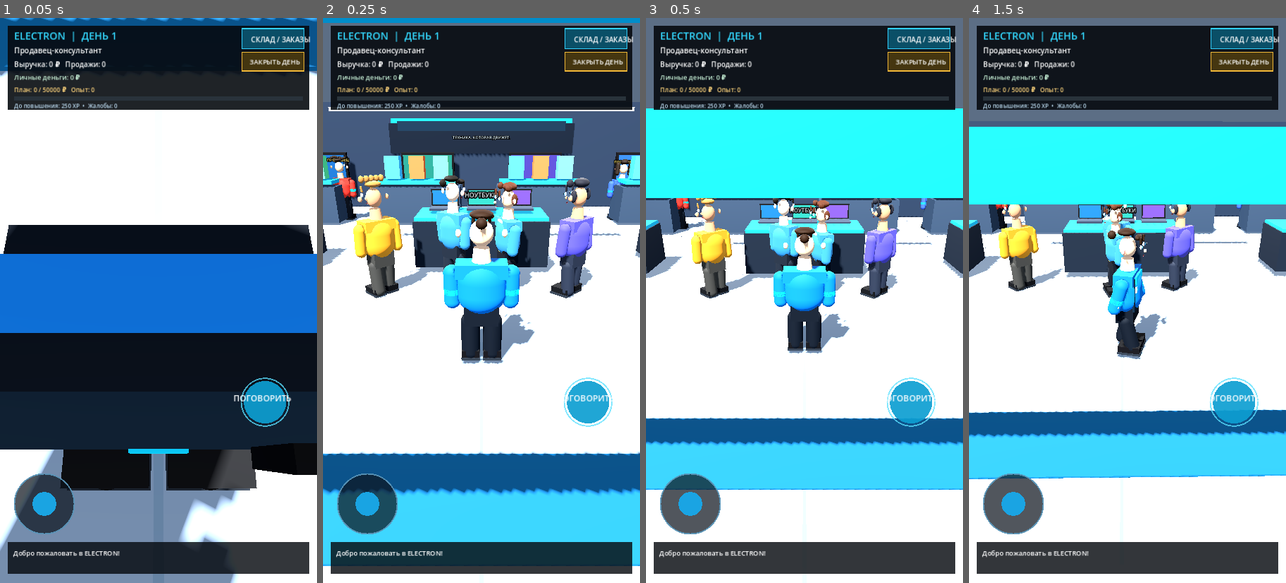
Above: before the commit, frames 1-4 (left to right).
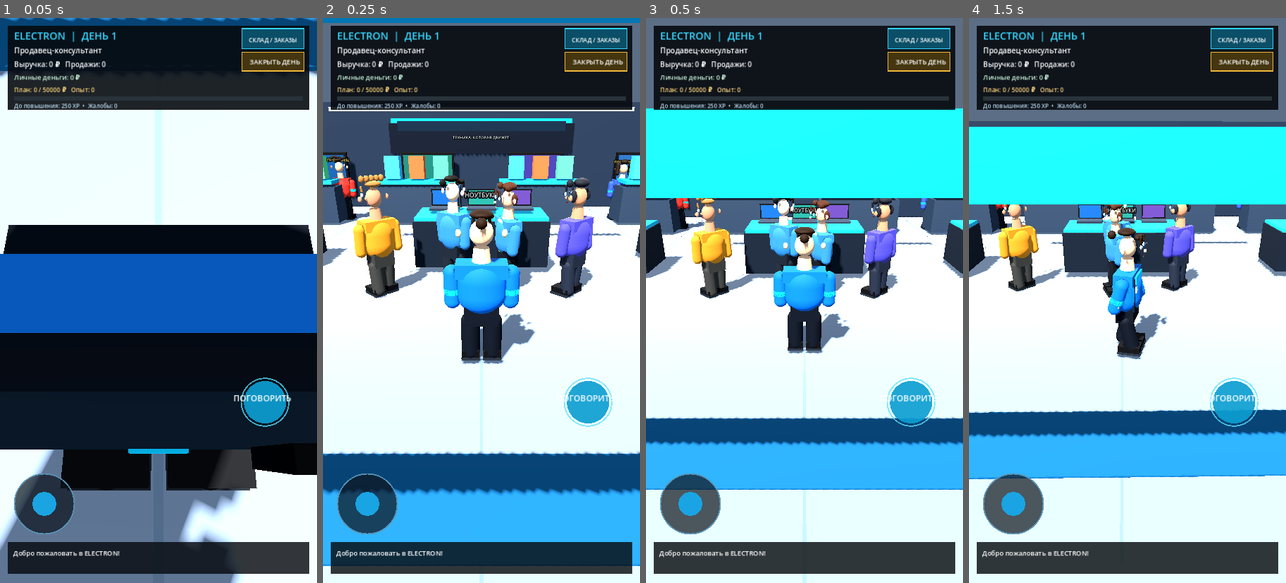
Above: after the commit, the same moments.

Repository: shilinillyaalexandrovich-wq/ELECTRON-3D
Game: Godot game, scene res://scenes/main.tscn
Two runs of this game, one before a commit and one after it. Both use one fixed random seed, a clock stepped at 60 frames per second and the inputs below.
Inputs (mouse positions are in pixels of both pictures, inside the frame that each line leads up to):
- Up to frame 1 (0.05 s): no input
- Up to frame 2 (0.25 s): no input
- Up to frame 3 (0.5 s): no input
- Up to frame 4 (1.5 s): move the mouse to (1197, 272) at 0.52 s; click (1197, 272) at 0.67 s; drag from (1064, 328) to (1111, 413) at 1.27 s

The runs differ from the first frame. In frame 1, 22% of the frame differs, in the area x 0-100%, y 0-100%; in frame 2, 20%; in frame 3, 16%; in frame 4, 14%.

Commit message:
Balance store lighting and fit inventory control label

Diff:
--- a/scripts/game.gd
+++ b/scripts/game.gd
@@ -87,21 +87,21 @@
     environment.background_color = Color(0.36, 0.43, 0.52)
     environment.ambient_light_source = Environment.AMBIENT_SOURCE_COLOR
     environment.ambient_light_color = Color(0.72, 0.82, 0.96)
-    environment.ambient_light_energy = 0.82
+    environment.ambient_light_energy = 0.58
     environment.tonemap_mode = Environment.TONE_MAPPER_FILMIC
     world.environment = environment
     add_child(world)
 
     var light := DirectionalLight3D.new()
     light.rotation_degrees = Vector3(-55, -25, 0)
-    light.light_energy = 1.45
+    light.light_energy = 1.05
     light.shadow_enabled = true
     add_child(light)
 
     for x in [-7.0, -2.5, 2.5, 7.0]:
         var omni := OmniLight3D.new()
         omni.position = Vector3(x, 3.7, 0)
-        omni.light_energy = 1.0
+        omni.light_energy = 0.55
         omni.omni_range = 9
         add_child(omni)
 
@@ -391,7 +391,7 @@
     inventory_toggle_rect = Rect2(size.x - 170, 24, 140, 46)
     hud.draw_rect(inventory_toggle_rect, Color(0.04,0.32,0.42,0.95), true)
     hud.draw_rect(inventory_toggle_rect, Color(0.2,0.82,1.0), false, 2.0)
-    hud.draw_string(ThemeDB.fallback_font, inventory_toggle_rect.position + Vector2(20,31), "СКЛАД / ЗАКАЗЫ", HORIZONTAL_ALIGNMENT_LEFT, 140, 16, Color.WHITE)
+    hud.draw_string(ThemeDB.fallback_font, inventory_toggle_rect.position + Vector2(4,31), "СКЛАД / ЗАКАЗЫ", HORIZONTAL_ALIGNMENT_CENTER, inventory_toggle_rect.size.x - 8, 13, Color.WHITE)
     close_day_rect = Rect2(size.x - 170, 78, 140, 42)
     hud.draw_rect(close_day_rect, Color(0.28,0.22,0.06,0.95), true)
     hud.draw_rect(close_day_rect, Color(0.95,0.72,0.22), false, 2.0)
